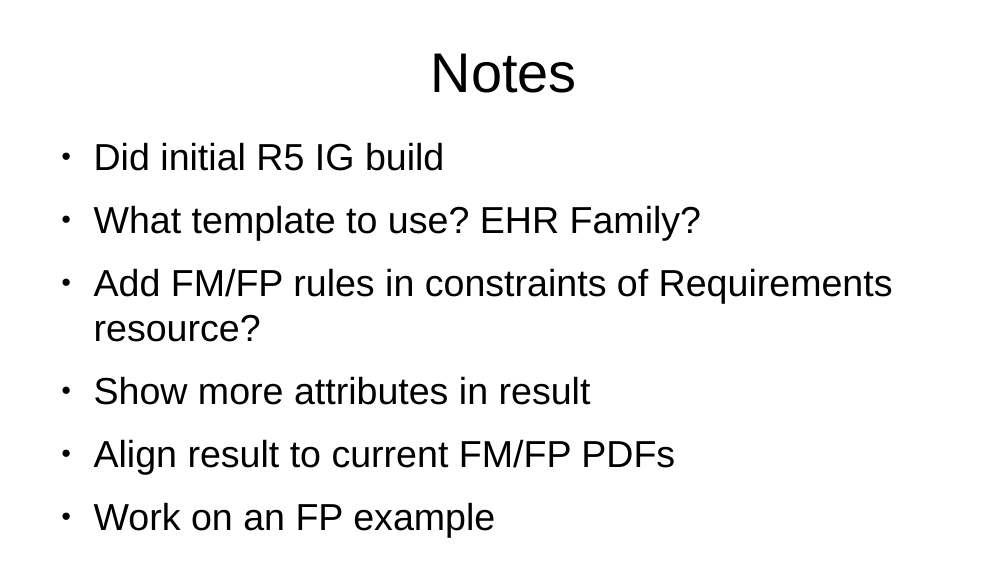
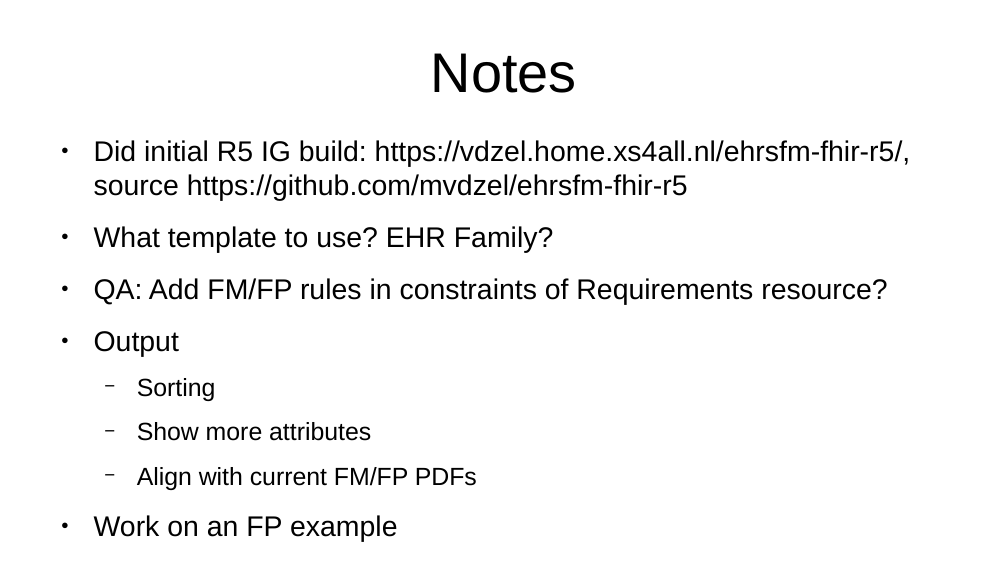
Before and after one commit to HL7/ehrsfm-ig, a slide deck: slide 2 of docs/ehrsfm-tool-fhir_MAY2023.odp. Drawn at 1008x567 pixels with LibreOffice and Linux fonts; fonts in the diff are those of the drawing. Boxes give left, top, right and bottom in pixels: in the first picture for what was removed or moved away, otherwise in the second. Text is boxed around its words. In the diff, an @@ line names an element or a change of style, - is before the commit and + after.

```diff
--- a/docs/ehrsfm-tool-fhir_MAY2023.odp
+++ b/docs/ehrsfm-tool-fhir_MAY2023.odp
@@ text at [94, 140, 911, 200]: text changed; size 29.6 to 22.4 pt @@
-● Did initial R5 IG build
+● Did initial R5 IG build: https://vdzel.home.xs4all.nl/ehrsfm-fhir-r5/, source https://github.com/mvdzel/ehrsfm-fhir-r5
@@ text at [94, 226, 554, 542]: size 29.6 to 22.4 pt in "What template to use? EHR Family?", "Work on an FP example" @@
@@ text at [94, 278, 887, 490]: text changed; size 29.6 to 22.4 pt @@
-● Add FM/FP rules in constraints of Requirements resource?
-● Show more attributes in result
-● Align result to current FM/FP PDFs
+● QA: Add FM/FP rules in constraints of Requirements resource?
+● Output
+  − Sorting
+  − Show more attributes
+  − Align with current FM/FP PDFs
```
Also in this commit, not shown: 2 other files.
